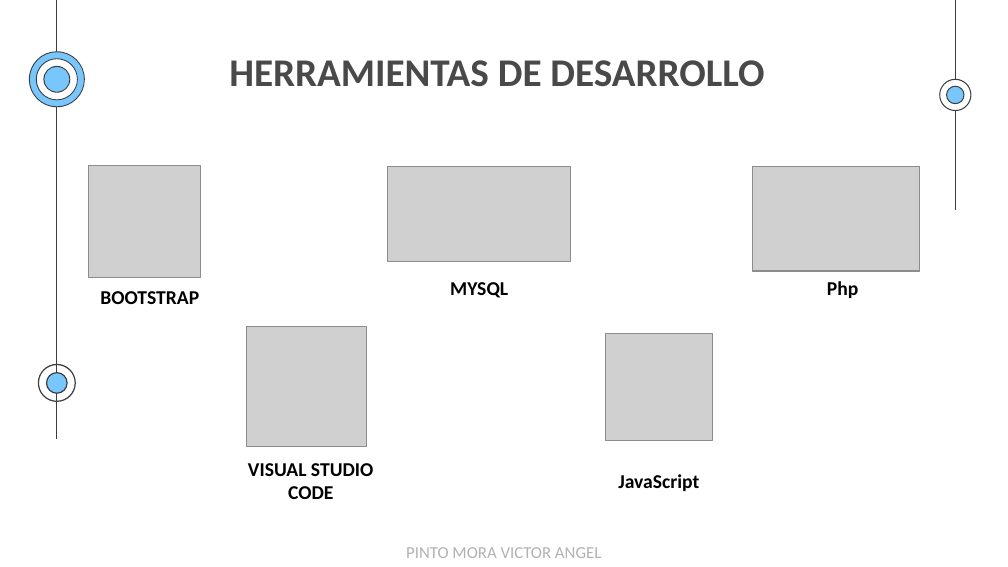
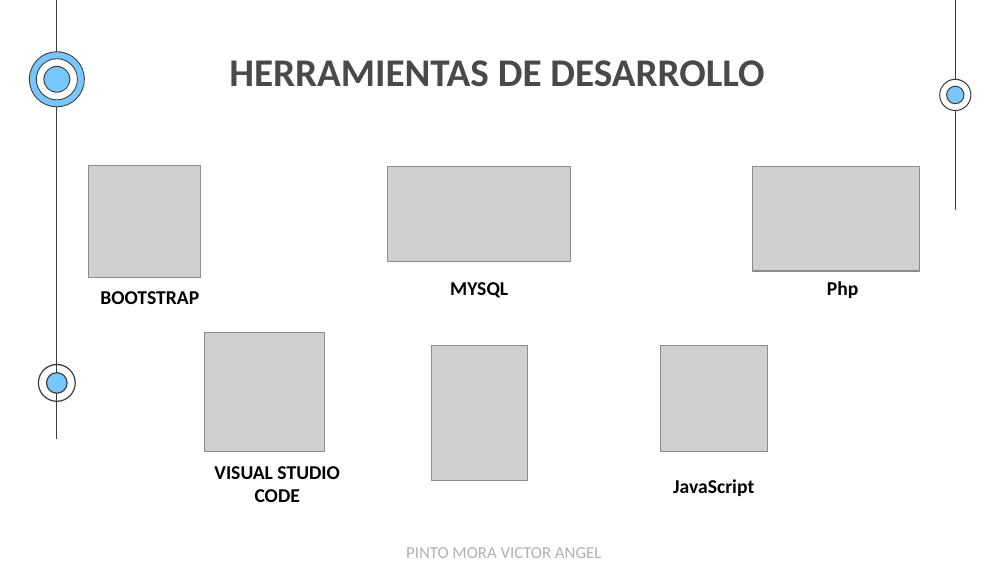
Before and after one commit to EgCooper/Mxt-Technology, a slide deck: slide 17 of Documentacion/Mxt-Technology Presentacion.pptx (slide 18 before the commit). Drawn at 1008x567 pixels with LibreOffice and Linux fonts; fonts in the diff are those of the drawing; grey boxes stand for pictures. Boxes give left, top, right and bottom in pixels: in the first picture for what was removed or moved away, otherwise in the second. Text is boxed around its words. In the diff, an @@ line names an element or a change of style, - is before the commit and + after.

```diff
--- a/Documentacion/Mxt-Technology Presentacion.pptx
+++ b/Documentacion/Mxt-Technology Presentacion.pptx
@@ picture: place and size @@
-picture at box(246, 327, 366, 447)
+picture at box(205, 333, 325, 453)
@@ picture added at box(431, 345, 527, 480) @@
@@ picture: place and size @@
-picture at box(606, 334, 713, 440)
+picture at box(660, 345, 767, 452)
@@ text "VISUAL STUDIO CODE": place and size @@
-text "VISUAL STUDIO CODE" at box(248, 463, 373, 499)
+text "VISUAL STUDIO CODE" at box(214, 466, 339, 502)
@@ text "JavaScript": place and size @@
-text "JavaScript" at box(618, 474, 699, 491)
+text "JavaScript" at box(673, 479, 754, 496)
```
Also in this commit, not shown: 7 other slides changed, 1 slide removed, 1 other file.
